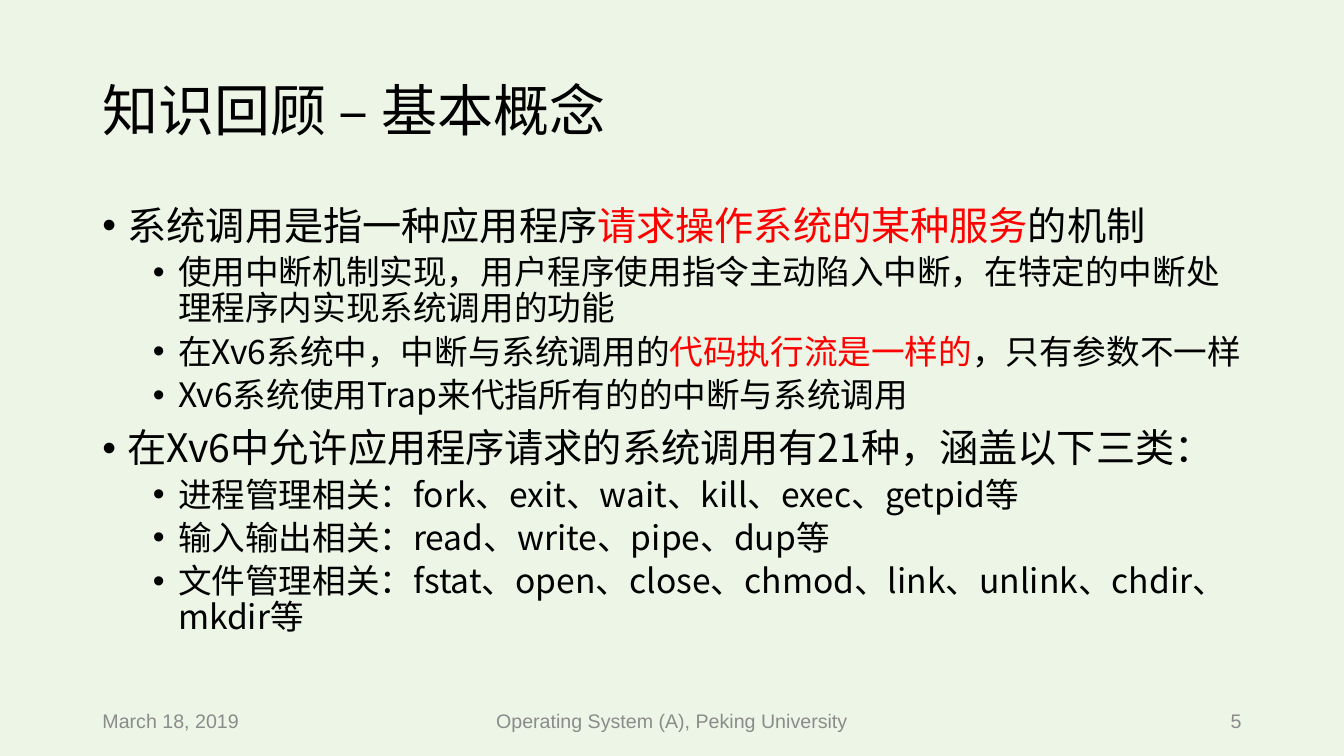
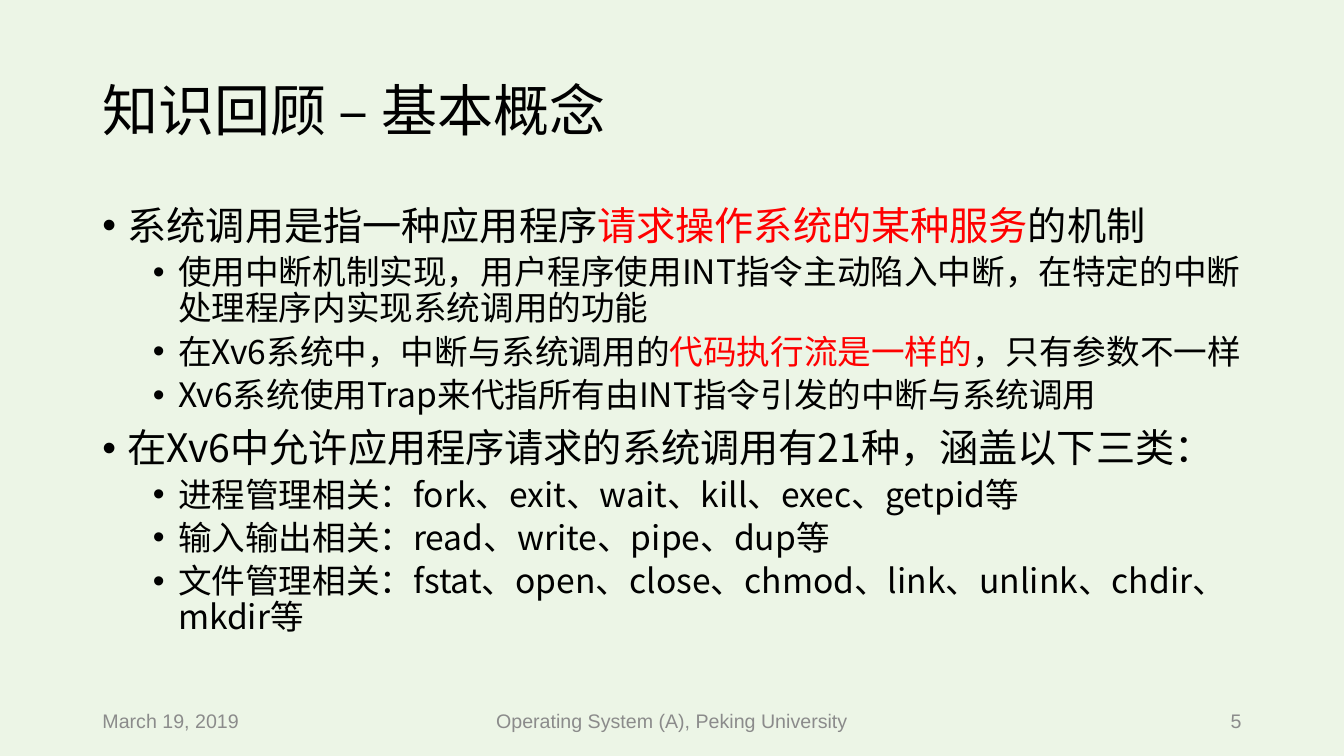
Before and after one commit to hehao98/hehao98.github.io, a slide deck: slide 5 of files/Xv6中断与系统调用.pptx. Drawn at 1344x756 pixels with LibreOffice and Linux fonts; fonts in the diff are those of the drawing. Boxes give left, top, right and bottom in pixels: in the first picture for what was removed or moved away, otherwise in the second. Text is boxed around its words. In the diff, an @@ line names an element or a change of style, - is before the commit and + after.

Commit message:
updated slides

```diff
--- a/files/Xv6中断与系统调用.pptx
+++ b/files/Xv6中断与系统调用.pptx
@@ text at bbox=[178, 255, 1240, 323]: text changed @@
-  • 使用中断机制实现，用户程序使用指令主动陷入中断，在特定的中断处理程序内实现系统调用的功能
+  • 使用中断机制实现，用户程序使用INT指令主动陷入中断，在特定的中断处理程序内实现系统调用的功能
@@ text at bbox=[178, 378, 1097, 415]: text changed @@
-  • Xv6系统使用Trap来代指所有的的中断与系统调用
+  • Xv6系统使用Trap来代指所有由INT指令引发的中断与系统调用
@@ text at bbox=[102, 714, 239, 731]: text changed @@
-March 18, 2019
+March 19, 2019
```
Also in this commit, not shown: 25 other slides changed, 1 slide added, 2 other files.
